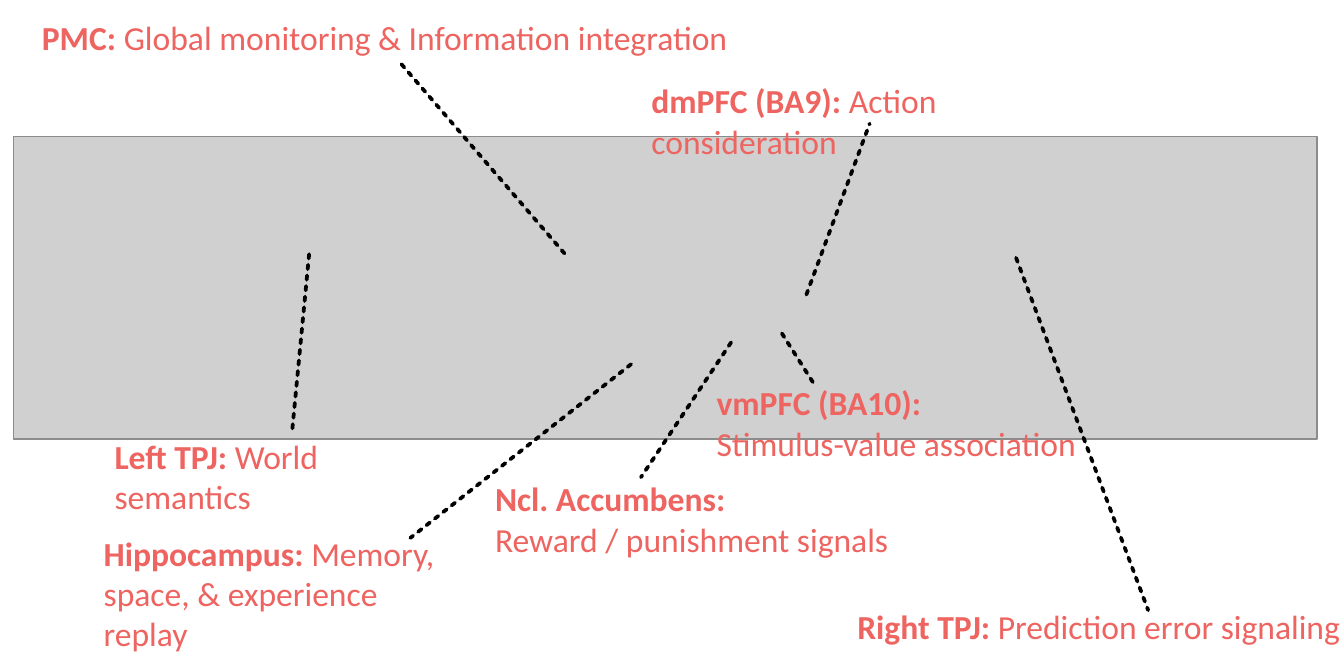
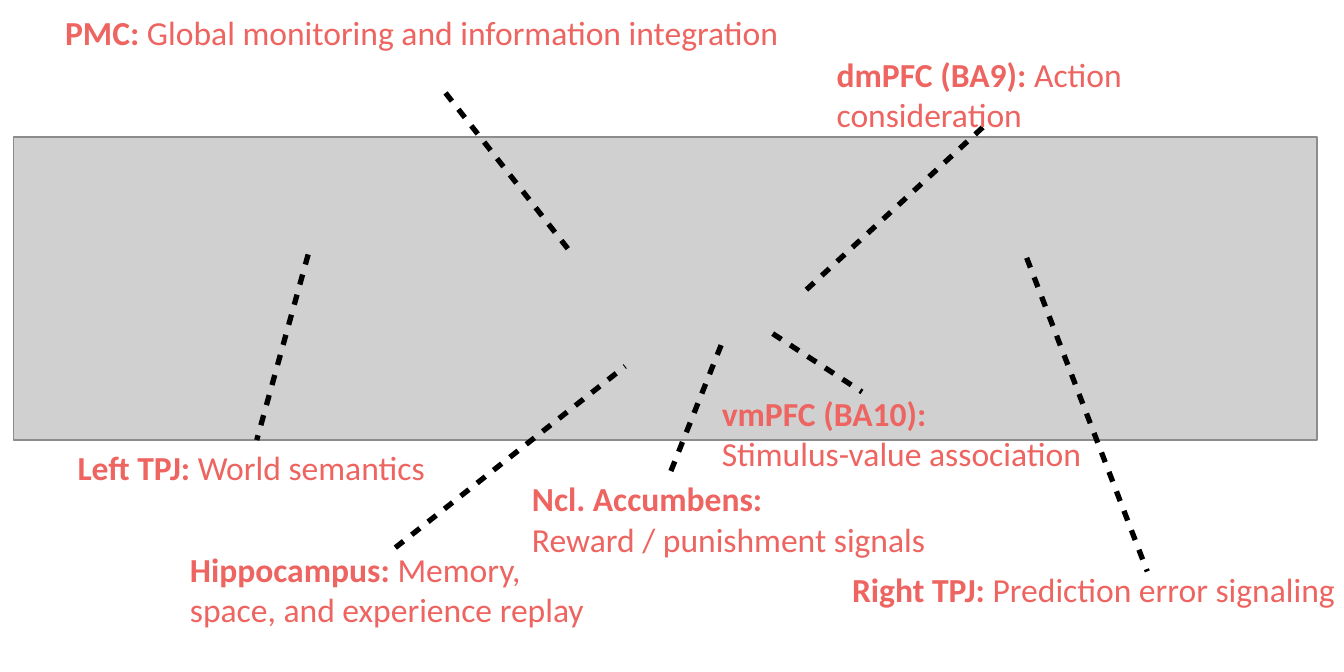
Before and after one commit to banilo/darkcontrol, a slide deck: slide 1 of paper/neurobiological_overview_DMN.odp. Drawn at 1344x672 pixels with LibreOffice and Linux fonts; fonts in the diff are those of the drawing; grey boxes stand for pictures. Boxes give left, top, right and bottom in pixels: in the first picture for what was removed or moved away, otherwise in the second. Text is boxed around its words. In the diff, an @@ line names an element or a change of style, - is before the commit and + after.

```diff
--- a/paper/neurobiological_overview_DMN.odp
+++ b/paper/neurobiological_overview_DMN.odp
@@ text at (x1=65, y1=21, x2=778, y2=51): text changed @@
-PMC: Global monitoring & Information integration
+PMC: Global monitoring and information integration
@@ text "dmPFC (BA9): Action consideration" rewrapped from (x1=651, y1=88, x2=937, y2=154) to (x1=837, y1=62, x2=1122, y2=136) @@
@@ line moved from (402, 65) - (564, 254) to (445, 93) - (570, 250) @@
@@ line (445, 93) - (570, 250): stroke #000000 2.01 pt to #000000 2.83 pt @@
@@ line moved from (806, 294) - (870, 124) to (806, 290) - (984, 126) @@
@@ line (806, 290) - (984, 126): stroke #000000 2.01 pt to #000000 2.83 pt @@
@@ line moved from (309, 254) - (292, 430) to (308, 254) - (257, 439) @@
@@ line (308, 254) - (257, 439): stroke #000000 2.01 pt to #000000 2.83 pt @@
@@ line moved from (1016, 258) - (1148, 610) to (1027, 258) - (1148, 571) @@
@@ line (1027, 258) - (1148, 571): stroke #000000 2.01 pt to #000000 2.83 pt @@
@@ line moved from (731, 343) - (641, 477) to (722, 345) - (668, 480) @@
@@ line (722, 345) - (668, 480): stroke #000000 2.01 pt to #000000 2.83 pt @@
@@ line moved from (782, 333) - (814, 384) to (773, 333) - (862, 392) @@
@@ line (773, 333) - (862, 392): stroke #000000 2.01 pt to #000000 2.83 pt @@
@@ line moved from (632, 364) - (410, 538) to (395, 547) - (625, 367) @@
@@ line (395, 547) - (625, 367): stroke #000000 2.01 pt to #000000 2.83 pt @@
@@ text "vmPFC (BA10): Stimulus-value association" rewrapped from (x1=717, y1=390, x2=1076, y2=464) to (x1=722, y1=401, x2=1081, y2=466) @@
@@ text "Left TPJ: World semantics" rewrapped from (x1=115, y1=445, x2=318, y2=509) to (x1=78, y1=456, x2=425, y2=480) @@
@@ text "Ncl. Accumbens:" moved from (x1=495, y1=487, x2=888, y2=558) to (x1=532, y1=487, x2=925, y2=558) @@
@@ text at (x1=190, y1=558, x2=584, y2=628): text changed @@
-Hippocampus: Memory,
-space, & experience replay
+Hippocampus: Memory,
+space, and experience replay
@@ text "Right TPJ: Prediction error signaling" moved from (x1=857, y1=615, x2=1340, y2=645) to (x1=852, y1=578, x2=1335, y2=608) @@
```
Also in this commit, not shown: 1 other file.
